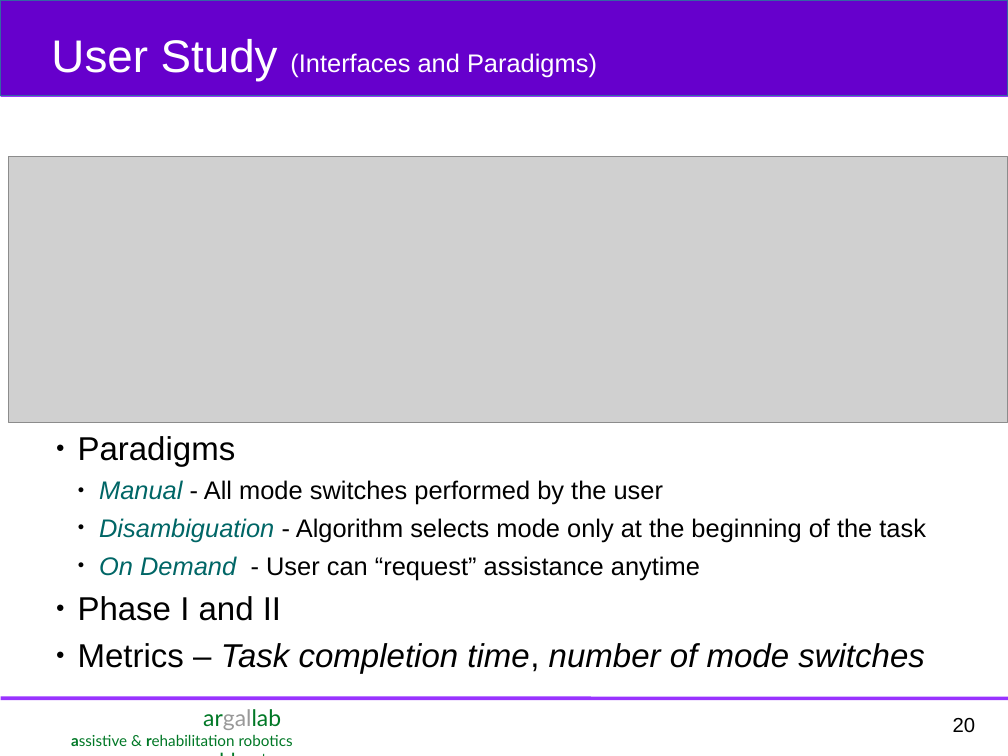
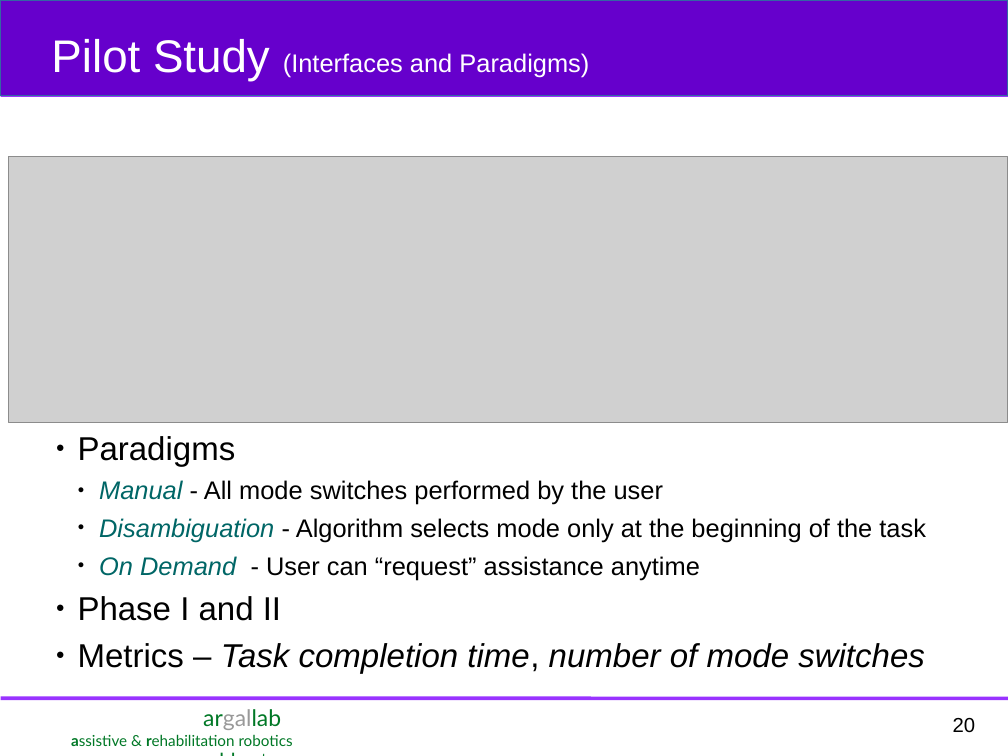
Before and after one commit to deepakgopinath/Quals_Stuff, a slide deck: slide 20 of Presentation/Deepak_ME_Quals.odp. Drawn at 1008x756 pixels with LibreOffice and Linux fonts; fonts in the diff are those of the drawing; grey boxes stand for pictures. Boxes give left, top, right and bottom in pixels: in the first picture for what was removed or moved away, otherwise in the second. Text is boxed around its words. In the diff, an @@ line names an element or a change of style, - is before the commit and + after.

```diff
--- a/Presentation/Deepak_ME_Quals.odp
+++ b/Presentation/Deepak_ME_Quals.odp
@@ text at (51, 39, 589, 81): text changed @@
-User Study (Interfaces and Paradigms)
+Pilot Study (Interfaces and Paradigms)
```
Also in this commit, not shown: 8 other slides changed, 2 slides added, 1 slide removed, 3 other files.
